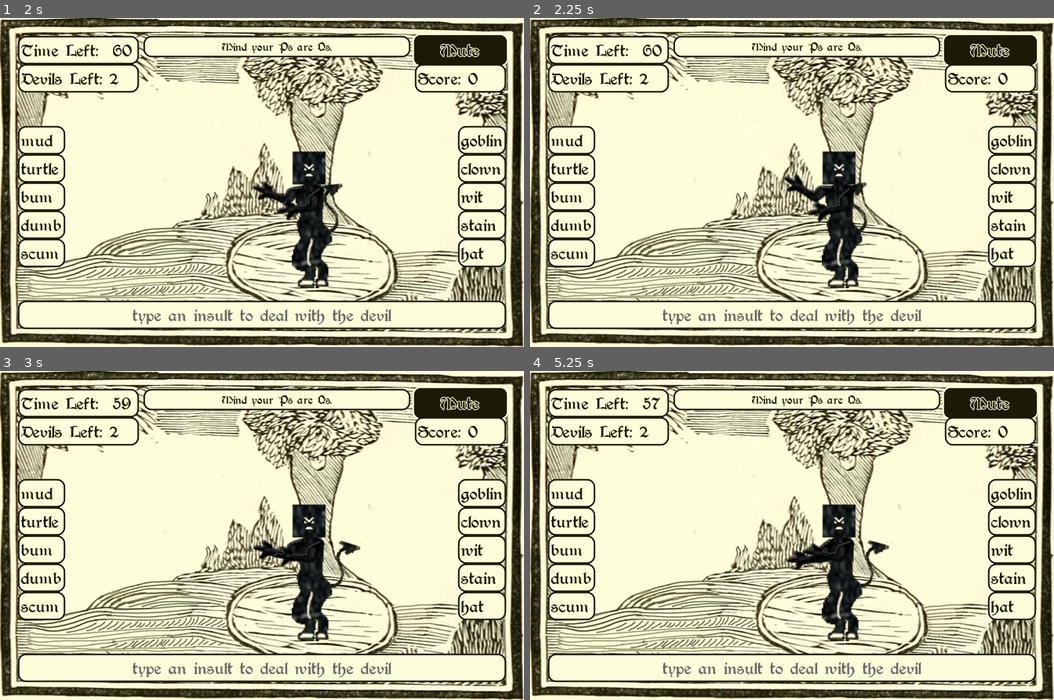
Above: before the commit, frames 1-4 (two rows, left to right).
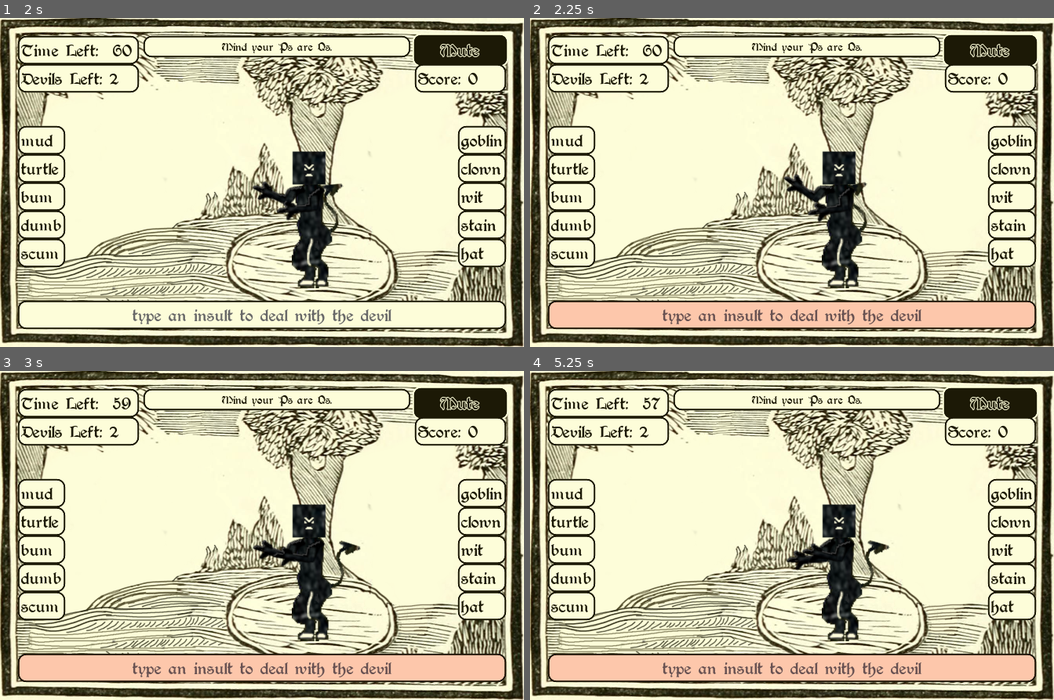
Above: after the commit, the same moments.

Repository: hoodscott/psareqs
Game: Godot game, scene res://scenes/Game.tscn
Same seed, same stepped clock (60 frames per second), same inputs: the game is played once before the commit and once after it.
Inputs:
- Up to frame 1 (2 s): click "Start Game" at 0.5 s; click "Ps are Qs" at 1.25 s
- Up to frame 2 (2.25 s): tap Enter at 2 s; hold Right (ui_right) from 2.03 s (still down); tap Z at 2.1 s
- Up to frame 3 (3 s): release Right (ui_right) at 2.78 s; hold Down (ui_down) from 2.78 s (still down); tap Z at 2.85 s
- Up to frame 4 (5.25 s): release Down (ui_down) at 3.53 s; hold Right (ui_right) 3.53-4.28 s; tap Backspace at 3.6 s; tap Z at 3.8, 4.35, 5.1 s; hold Up (ui_up) 4.28-5.03 s; hold Left (ui_left) from 5.03 s (still down)

Frame 1 is identical in both runs. In frame 2, 6.8% of the frame differs, in the area x 3-97%, y 86-95%; in frame 3, 6.8%; in frame 4, 6.8%.

Commit message:
Adds visual indicator when incorrect letter chosen

Diff:
--- a/scenes/Game.gd
+++ b/scenes/Game.gd
@@ -173,8 +173,7 @@
 
               UI.update_typed(player.get_word())
             else:
-              UI.AudioManager.play_incorrect_letter()
-              print("invalid letter: ", letter)
+              UI.incorrect_letter(letter)
         elif event.scancode == KEY_BACKSPACE:
           player.delete_character()
           if not player.is_prefix_complete():
--- a/scenes/ui/UI.gd
+++ b/scenes/ui/UI.gd
@@ -31,6 +31,7 @@
 onready var _PrefixList := $GameContainer/VBoxContainer/Fragments/Prefixes
 onready var _SuffixList := $GameContainer/VBoxContainer/Fragments/Suffixes
 onready var _Typed := $GameContainer/VBoxContainer/Typed
+onready var _Animations := $AnimationPlayer
 
 
 
@@ -95,6 +96,12 @@
   _GameTimer.stop()
   if emit:
     emit_signal("game_ended")
+
+
+func incorrect_letter(_letter: String) -> void:
+  AudioManager.play_incorrect_letter()
+  _Animations.play("incorrect")
+  print("invalid letter: ", _letter)
 
 
 func _update_clock(time: int) -> void:
--- a/scenes/ui/UI.tscn
+++ b/scenes/ui/UI.tscn
@@ -1,8 +1,51 @@
-[gd_scene load_steps=4 format=2]
+[gd_scene load_steps=6 format=2]
 
 [ext_resource path="res://resources/font_16pt.tres" type="DynamicFont" id=1]
 [ext_resource path="res://scenes/ui/AudioManager.tscn" type="PackedScene" id=2]
 [ext_resource path="res://scenes/ui/UI.gd" type="Script" id=3]
+
+[sub_resource type="Animation" id=1]
+length = 0.001
+tracks/0/type = "value"
+tracks/0/path = NodePath("GameContainer/VBoxContainer/Typed:rect_position")
+tracks/0/interp = 1
+tracks/0/loop_wrap = true
+tracks/0/imported = false
+tracks/0/enabled = true
+tracks/0/keys = {
+"times": PoolRealArray( 0 ),
+"transitions": PoolRealArray( 1 ),
+"update": 0,
+"values": [ Vector2( 0, 338 ) ]
+}
+tracks/1/type = "value"
+tracks/1/path = NodePath("GameContainer/VBoxContainer/Typed:modulate")
+tracks/1/interp = 1
+tracks/1/loop_wrap = true
+tracks/1/imported = false
+tracks/1/enabled = true
+tracks/1/keys = {
+"times": PoolRealArray( 0 ),
+"transitions": PoolRealArray( 1 ),
+"update": 0,
+"values": [ Color( 1, 1, 1, 1 ) ]
+}
+
+[sub_resource type="Animation" id=2]
+resource_name = "incorrect"
+length = 0.6
+tracks/0/type = "value"
+tracks/0/path = NodePath("GameContainer/VBoxContainer/Typed:modulate")
+tracks/0/interp = 1
+tracks/0/loop_wrap = true
+tracks/0/imported = false
+tracks/0/enabled = true
+tracks/0/keys = {
+"times": PoolRealArray( 0, 0.1, 0.2, 0.3, 0.4, 0.5, 0.6 ),
+"transitions": PoolRealArray( 1, 1, 1, 1, 1, 1, 1 ),
+"update": 0,
+"values": [ Color( 1, 1, 1, 1 ), Color( 1, 0.678431, 0.678431, 1 ), Color( 1, 1, 1, 1 ), Color( 1, 0.678431, 0.678431, 1 ), Color( 1, 0.919608, 0.919608, 1 ), Color( 1, 0.678431, 0.678431, 1 ), Color( 1, 1, 1, 1 ) ]
+}
 
 [node name="UI" type="CanvasLayer"]
 script = ExtResource( 3 )
@@ -236,6 +279,10 @@
 
 [node name="Timer" type="Timer" parent="."]
 
+[node name="AnimationPlayer" type="AnimationPlayer" parent="."]
+anims/RESET = SubResource( 1 )
+anims/incorrect = SubResource( 2 )
+
 [connection signal="pressed" from="StartContainer/VBoxContainer/StartButton" to="." method="_on_StartButton_pressed"]
 [connection signal="pressed" from="ChooserContainer/CurseChooser/Choice" to="." method="_on_Choice_pressed"]
 [connection signal="pressed" from="ChooserContainer/CurseChooser/Choice2" to="." method="_on_Choice2_pressed"]
Not shown, changed: docs/todo.txt
